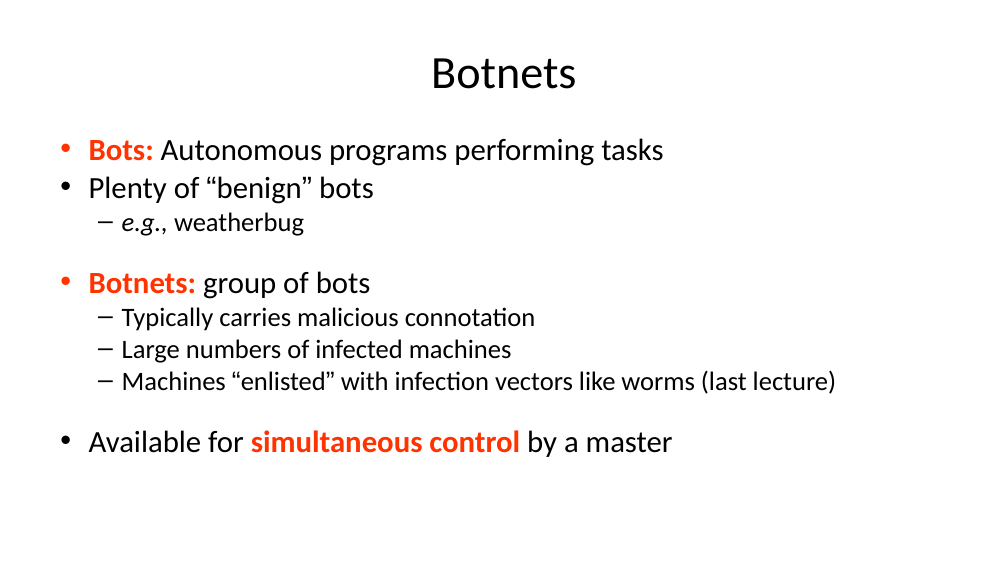
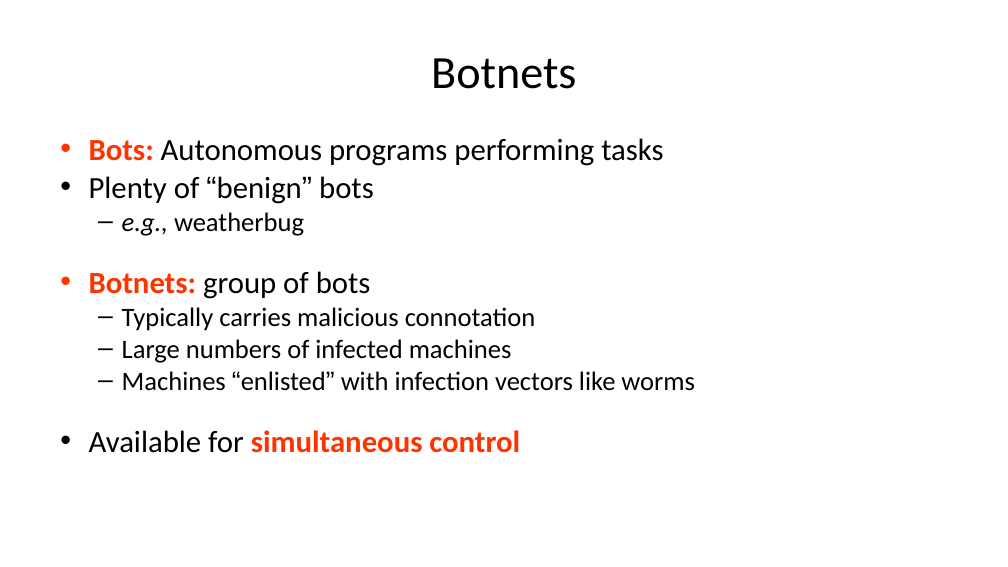
Before and after one commit to noise-lab/security-course, a slide deck: slide 39 of docs/slides/08-WormsBotnets.ppt. Drawn at 1008x567 pixels with LibreOffice and Linux fonts; fonts in the diff are those of the drawing. Boxes give left, top, right and bottom in pixels: in the first picture for what was removed or moved away, otherwise in the second. Text is boxed around its words. In the diff, an @@ line names an element or a change of style, - is before the commit and + after.

```diff
--- a/docs/slides/08-WormsBotnets.ppt
+++ b/docs/slides/08-WormsBotnets.ppt
@@ text at (89,371,695,453): text changed @@
-  – Machines “enlisted” with infection vectors like worms (last lecture)
-• Available for simultaneous control by a master
+  – Machines “enlisted” with infection vectors like worms
+• Available for simultaneous control
```
Also in this commit, not shown: 1 other file.
